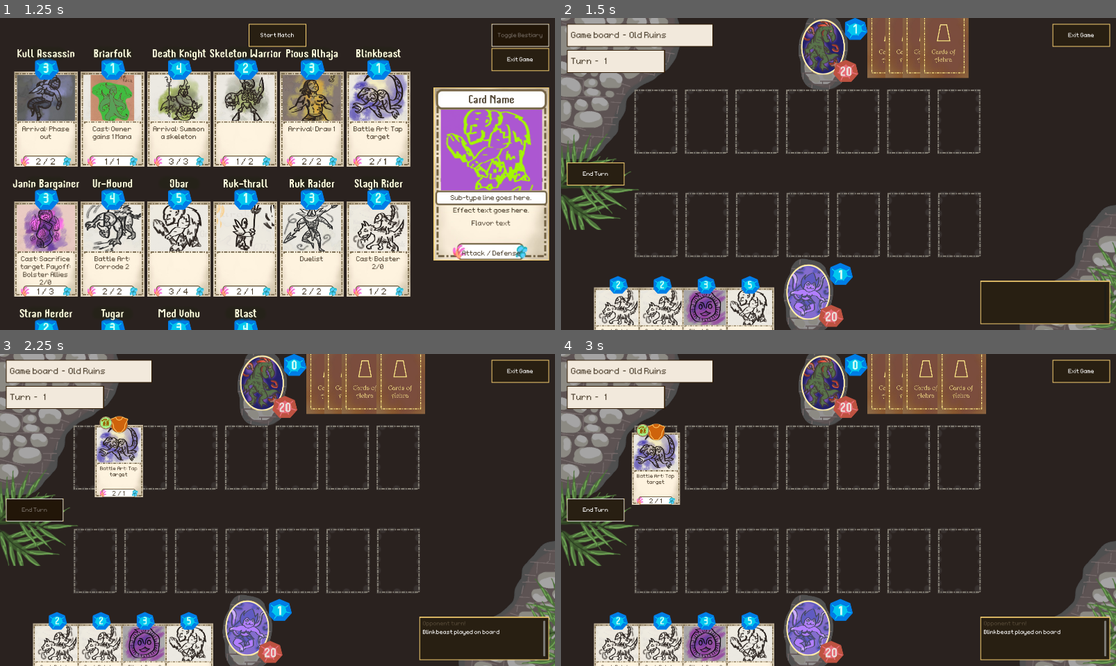
Above: before the commit, frames 1-4 (two rows, left to right).
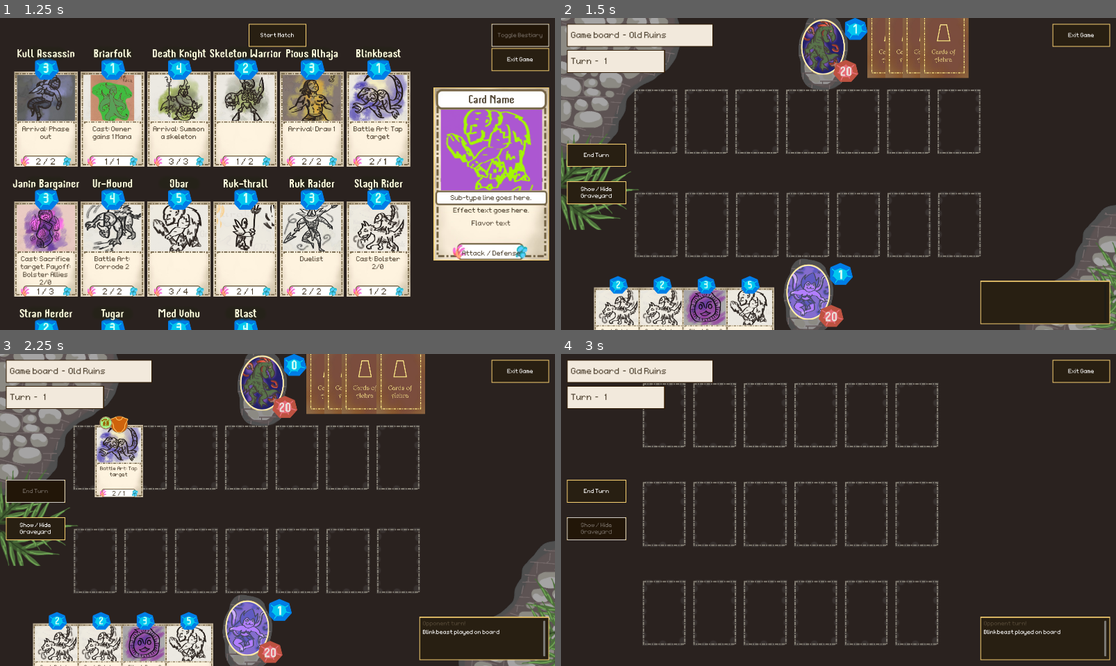
Above: after the commit, the same moments.

Repository: OttoElomaa/Godot-4-Ogre-Card-Game
Game: Godot game, scene res://GameScenes/MainMenu.tscn
Two runs of this game, one before a commit and one after it. Both use one fixed random seed, a clock stepped at 60 frames per second and the inputs below.
Inputs (mouse positions are in pixels of both pictures, inside the frame that each line leads up to; where the layout moved, square brackets give the same spot in the first picture):
- Up to frame 1 (1.25 s): click (521, 36) at 0.5 s
- Up to frame 2 (1.5 s): click (838, 36) at 1.25 s
- Up to frame 3 (2.25 s): click (33, 491) [33, 510] at 2 s
- Up to frame 4 (3 s): click (594, 528) at 2.77 s

Frame 1 is identical in both runs. In frame 2, 1.2% of the frame differs, in the area x 1-12%, y 40-60%; in frame 3, 1.3%; in frame 4, 26%, in the area x 0-100%, y 0-100%.

Commit message:
Added graveyard with slots to display discarded cards. With its own camera, and button to switch views. Moved func for showing array of cards in slots ->to MyTools for multiple use cases.

Diff:
--- a/Cards/card.tscn
+++ b/Cards/card.tscn
@@ -36,10 +36,10 @@
 tracks/0/interp = 1
 tracks/0/loop_wrap = true
 tracks/0/keys = {
-"times": PackedFloat32Array(0, 1.6),
-"transitions": PackedFloat32Array(1, 1),
-"update": 0,
-"values": [Vector2(0, 0), Vector2(0, -200)]
+"times": PackedFloat32Array(0, 1.6, 1.8),
+"transitions": PackedFloat32Array(1, 1, 1),
+"update": 0,
+"values": [Vector2(0, 0), Vector2(0, -200), Vector2(0, 0)]
 }
 tracks/1/type = "value"
 tracks/1/imported = false
@@ -60,7 +60,7 @@
 tracks/2/interp = 1
 tracks/2/loop_wrap = true
 tracks/2/keys = {
-"times": PackedFloat32Array(0, 1.6, 2),
+"times": PackedFloat32Array(0, 1.6, 1.8),
 "transitions": PackedFloat32Array(1, 1, 1),
 "update": 0,
 "values": [Color(1, 1, 1, 1), Color(1, 1, 1, 0), Color(1, 1, 1, 1)]
--- a/GameAutoloads/my_tools.gd
+++ b/GameAutoloads/my_tools.gd
@@ -96,3 +96,20 @@
 		c.updateCardVisuals()
 	for c:Card in getBoardCards(false):
 		c.updateCardVisuals()
+
+
+
+func placeCardsInSlotArray(cards:Array, slots:Array) -> Array:
+
+	var counter := 0
+	var card:Card = null
+	var placedCards := []
+
+	for slot in slots:
+		if counter < cards.size():
+			card = cards[counter]
+			card.position = slot.position
+			placedCards.append(card)
+			counter += 1
+
+	return placedCards
--- a/GameScenes/GameBoard.tscn
+++ b/GameScenes/GameBoard.tscn
@@ -299,9 +299,73 @@
 position = Vector2(1505, 109)
 
 [node name="Discard" type="Node2D" parent="CardsManager"]
-position = Vector2(-584, -252)
+position = Vector2(-631, -2197)
 
 [node name="DiscardPosition" type="Marker2D" parent="CardsManager/Discard"]
+
+[node name="CameraGraveyard" type="Camera2D" parent="CardsManager/Discard"]
+anchor_mode = 0
+enabled = false
+zoom = Vector2(0.76, 0.76)
+
+[node name="Cards" type="Node2D" parent="CardsManager/Discard"]
+
+[node name="Slots" type="Node2D" parent="CardsManager/Discard"]
+z_index = -1
+
+[node name="BestiarySlot" parent="CardsManager/Discard/Slots" instance=ExtResource("16_8xajj")]
+position = Vector2(470, 279)
+
+[node name="BestiarySlot2" parent="CardsManager/Discard/Slots" instance=ExtResource("16_8xajj")]
+position = Vector2(700, 279)
+
+[node name="BestiarySlot3" parent="CardsManager/Discard/Slots" instance=ExtResource("16_8xajj")]
+position = Vector2(930, 279)
+
+[node name="BestiarySlot4" parent="CardsManager/Discard/Slots" instance=ExtResource("16_8xajj")]
+position = Vector2(1160, 279)
+
+[node name="BestiarySlot5" parent="CardsManager/Discard/Slots" instance=ExtResource("16_8xajj")]
+position = Vector2(1390, 279)
+
+[node name="BestiarySlot6" parent="CardsManager/Discard/Slots" instance=ExtResource("16_8xajj")]
+position = Vector2(1620, 279)
+
+[node name="BestiarySlot7" parent="CardsManager/Discard/Slots" instance=ExtResource("16_8xajj")]
+position = Vector2(470, 729)
+
+[node name="BestiarySlot8" parent="CardsManager/Discard/Slots" instance=ExtResource("16_8xajj")]
+position = Vector2(700, 729)
+
+[node name="BestiarySlot9" parent="CardsManager/Discard/Slots" instance=ExtResource("16_8xajj")]
+position = Vector2(930, 729)
+
+[node name="BestiarySlot10" parent="CardsManager/Discard/Slots" instance=ExtResource("16_8xajj")]
+position = Vector2(1160, 729)
+
+[node name="BestiarySlot11" parent="CardsManager/Discard/Slots" instance=ExtResource("16_8xajj")]
+position = Vector2(1390, 729)
+
+[node name="BestiarySlot12" parent="CardsManager/Discard/Slots" instance=ExtResource("16_8xajj")]
+position = Vector2(1620, 729)
+
+[node name="BestiarySlot13" parent="CardsManager/Discard/Slots" instance=ExtResource("16_8xajj")]
+position = Vector2(470, 1179)
+
+[node name="BestiarySlot14" parent="CardsManager/Discard/Slots" instance=ExtResource("16_8xajj")]
+position = Vector2(700, 1179)
+
+[node name="BestiarySlot15" parent="CardsManager/Discard/Slots" instance=ExtResource("16_8xajj")]
+position = Vector2(930, 1179)
+
+[node name="BestiarySlot16" parent="CardsManager/Discard/Slots" instance=ExtResource("16_8xajj")]
+position = Vector2(1160, 1179)
+
+[node name="BestiarySlot17" parent="CardsManager/Discard/Slots" instance=ExtResource("16_8xajj")]
+position = Vector2(1390, 1179)
+
+[node name="BestiarySlot18" parent="CardsManager/Discard/Slots" instance=ExtResource("16_8xajj")]
+position = Vector2(1620, 1179)
 
 [node name="PlayerSlots" type="Node2D" parent="."]
 z_index = -1
@@ -466,18 +530,41 @@
 theme_override_constants/margin_right = 20
 theme_override_constants/margin_bottom = 20
 
-[node name="Panel" type="PanelContainer" parent="CanvasLayer/EndTurnPane"]
+[node name="VBoxContainer" type="VBoxContainer" parent="CanvasLayer/EndTurnPane"]
+layout_mode = 2
+theme_override_constants/separation = 50
+alignment = 1
+
+[node name="Panel" type="PanelContainer" parent="CanvasLayer/EndTurnPane/VBoxContainer"]
 custom_minimum_size = Vector2(200, 80)
 layout_mode = 2
 theme_override_styles/panel = ExtResource("12_i42kc")
 
-[node name="Label" type="Label" parent="CanvasLayer/EndTurnPane/Panel"]
+[node name="Label" type="Label" parent="CanvasLayer/EndTurnPane/VBoxContainer/Panel"]
 layout_mode = 2
 text = "End Turn"
 label_settings = ExtResource("18_tppv1")
 horizontal_alignment = 1
 
-[node name="EndTurnButton" type="Button" parent="CanvasLayer/EndTurnPane/Panel"]
+[node name="EndTurnButton" type="Button" parent="CanvasLayer/EndTurnPane/VBoxContainer/Panel"]
+layout_mode = 2
+theme_override_styles/hover = ExtResource("19_j663k")
+theme_override_styles/normal = ExtResource("20_tic85")
+
+[node name="Panel2" type="PanelContainer" parent="CanvasLayer/EndTurnPane/VBoxContainer"]
+custom_minimum_size = Vector2(200, 80)
+layout_mode = 2
+theme_override_styles/panel = ExtResource("12_i42kc")
+
+[node name="Label" type="Label" parent="CanvasLayer/EndTurnPane/VBoxContainer/Panel2"]
+custom_minimum_size = Vector2(200, 0)
+layout_mode = 2
+text = "Show / Hide Graveyard"
+label_settings = ExtResource("18_tppv1")
+horizontal_alignment = 1
+autowrap_mode = 2
+
+[node name="ToggleGraveyardButton" type="Button" parent="CanvasLayer/EndTurnPane/VBoxContainer/Panel2"]
 layout_mode = 2
 theme_override_styles/hover = ExtResource("19_j663k")
 theme_override_styles/normal = ExtResource("20_tic85")
@@ -538,7 +625,7 @@
 label_settings = ExtResource("26_g4f50")
 horizontal_alignment = 1
 
-[node name="Camera2D" type="Camera2D" parent="."]
+[node name="CameraMainBoard" type="Camera2D" parent="."]
 anchor_mode = 0
 zoom = Vector2(0.76, 0.76)
 
@@ -594,6 +681,7 @@
 [connection signal="timeout" from="BattleSystem/EnemyStartCombatTimer" to="BattleSystem" method="timeoutEnemyStartCombat"]
 [connection signal="timeout" from="BattleSystem/EndEnemyTurnTimer" to="BattleSystem" method="timeoutEndEnemyTurn"]
 [connection signal="pressed" from="CanvasLayer/ExitPane/Panel/ExitButton" to="." method="_on_exit_button_pressed"]
-[connection signal="pressed" from="CanvasLayer/EndTurnPane/Panel/EndTurnButton" to="BattleSystem" method="_on_end_turn_button_pressed"]
+[connection signal="pressed" from="CanvasLayer/EndTurnPane/VBoxContainer/Panel/EndTurnButton" to="BattleSystem" method="_on_end_turn_button_pressed"]
+[connection signal="pressed" from="CanvasLayer/EndTurnPane/VBoxContainer/Panel2/ToggleGraveyardButton" to="CardsManager" method="buttonPressedToggleGraveyard"]
 [connection signal="pressed" from="ActionMenuCanvas/CardActionMenu/CastPanel/CastButton" to="BattleSystem" method="cardCastButtonPressed"]
 [connection signal="pressed" from="ActionMenuCanvas/CardActionMenu/DefendPanel/ToggleDefendButton" to="." method="_on_toggle_defend_button_pressed"]
--- a/GameScenes/cards_manager.gd
+++ b/GameScenes/cards_manager.gd
@@ -22,6 +22,8 @@
 var dumbHandDrawCounter := 0
 var mainCardInfoShown := false
 var hoverCheckNeeded := false
+
+var graveyardVisible := false
 
 
 
@@ -490,5 +492,28 @@
 
 #### CALLED FROM DESTROY ANIMATION IN CARD NODE
 func moveToDiscard(card:Card):
-	card.reparent($Discard)
+
+	card.reparent($Discard/Cards)
 	card.position = Vector2.ZERO
+
+	#### PLACE DISCARD CARDS IN SLOTS TO DISPLAY
+	var discardCards = $Discard/Cards.get_children()
+	var discardSlots = $Discard/Slots.get_children()
+	MyTools.placeCardsInSlotArray(discardCards, discardSlots)
+
+
+func buttonPressedToggleGraveyard() -> void:
+	var mainCamera:Camera2D = main.cameraMainBoard
+	var graveyardCamera := $Discard/CameraGraveyard
+
+	#### DISPLAY GRAVEYARD
+	if graveyardVisible:
+		mainCamera.enabled = true
+		graveyardCamera.enabled = false
+		graveyardVisible = false
+
+	#### DISPLAY MAIN GAME BOARD
+	else:
+		mainCamera.enabled = false
+		graveyardCamera.enabled = true
+		graveyardVisible = true
--- a/GameScenes/gameBoard.gd
+++ b/GameScenes/gameBoard.gd
@@ -5,6 +5,8 @@
 
 @onready var cardsManager := $CardsManager
 @onready var battleSystem := $BattleSystem
+
+@onready var cameraMainBoard := $CameraMainBoard
 
 
 enum CardSlotTypes {
@@ -94,7 +96,7 @@
 			#### TURN ON CARD ACTION MENU
 			States.gameState = States.GameStates.CARD_ACT_MENU
 			actionMenuCard = card
-			$ActionMenuCanvas.offset = get_global_mouse_position() * $Camera2D.zoom.x
+			$ActionMenuCanvas.offset = get_global_mouse_position() * $CameraMainBoard.zoom.x
 			$ActionMenuCanvas.show()
 
 			#### CAST BUTTON
--- a/GameScenes/main_menu.gd
+++ b/GameScenes/main_menu.gd
@@ -62,21 +62,13 @@
 		allCards.append_array( loadCardsInFolder("res://Cards/GreenDefiance/") )
 		allCards.append_array( loadCardsInFolder("res://Cards/Wilds/") )
 
+		#### PLACE CARDS IN BESTIARY SLOTS
+		var bestiarySlots: Array = $Bestiary/Slots.get_children()
+		var placedCards = MyTools.placeCardsInSlotArray(allCards, bestiarySlots)
 
-		var counter := 0
-		var card:Card = null
-		for slot in $Bestiary/Slots.get_children():
-			if counter < allCards.size():
-				card = allCards[counter]
-				card.position = slot.position
-				$Bestiary/Cards.add_child(card)
-
-				card.turnOnBestiaryVisuals()
-
-				counter += 1
-
-
-
+		for card:Card in placedCards:
+			$Bestiary/Cards.add_child(card)
+			card.turnOnBestiaryVisuals()
 
 
 
